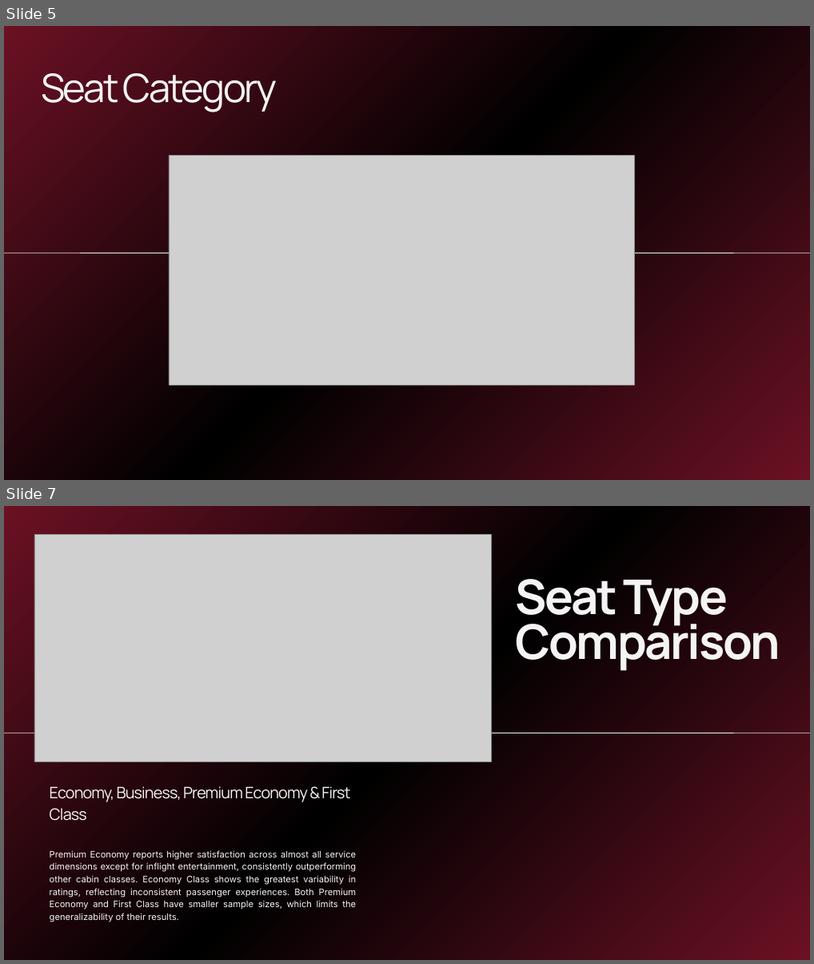
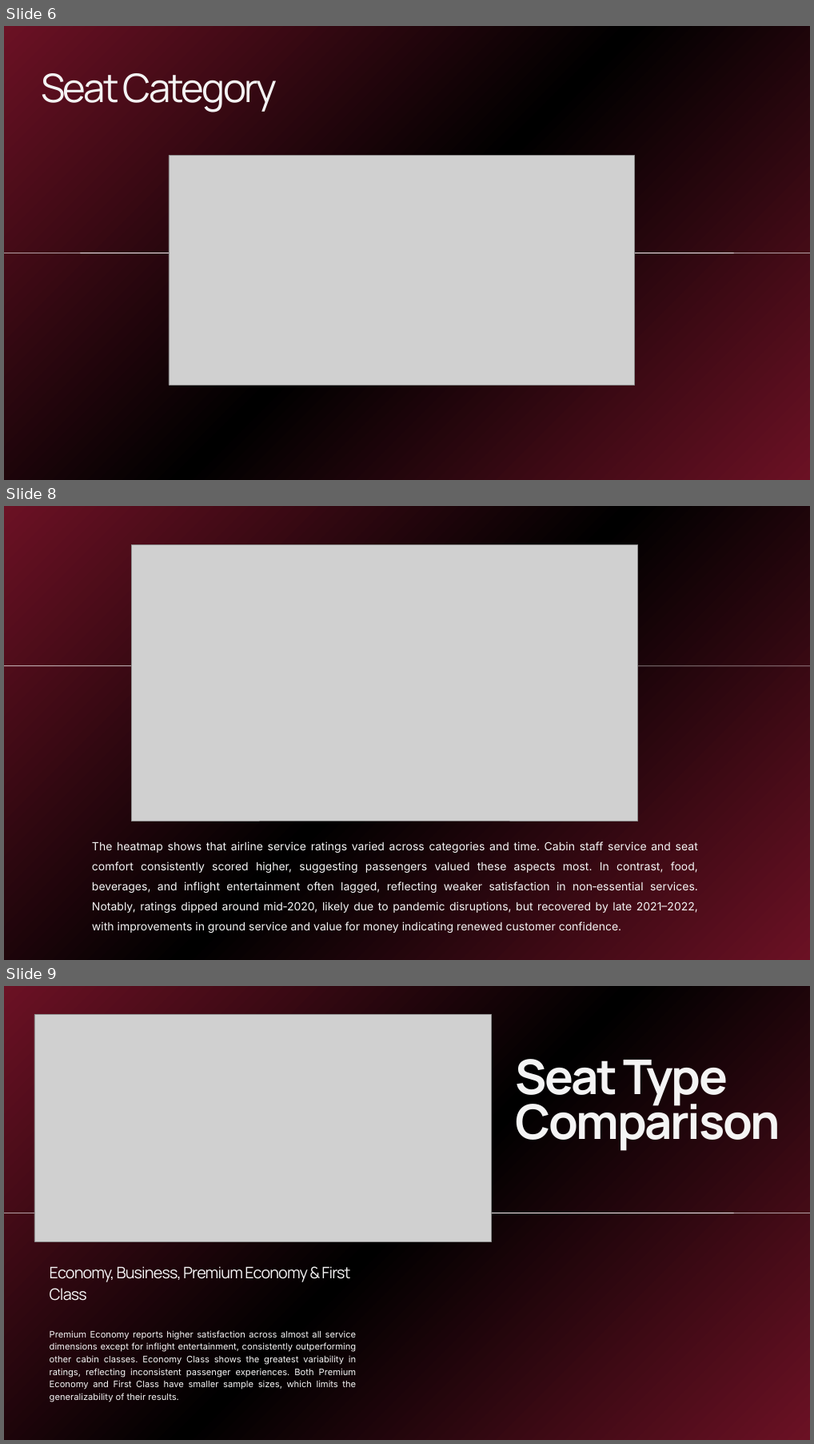
Before and after one commit to rgb-alt/Milestone_2, a slide deck: Philippine Airlines Passenger Review Analysis Milestone 2 Report.pptx. Shown one above the other, each under a label of ours: slides 5 and 7 before the commit, slides 6, 8 and 9 after it; the slides between them are not shown. The pictures are 814x964 and 814x1444 pixels, drawn with LibreOffice and Linux fonts; fonts in the diff are those of the drawing; grey boxes stand for pictures. Boxes give left, top, right and bottom in pixels: in the first picture for what was removed or moved away, otherwise in the second. Text is boxed around its words. In the diff, an @@ line names an element or a change of style, - is before the commit and + after.

```diff
--- a/Philippine Airlines Passenger Review Analysis Milestone 2 Report.pptx
+++ b/Philippine Airlines Passenger Review Analysis Milestone 2 Report.pptx
@@ slide 8 added at <box>4,506,810,960</box>, background gradient #6B1124 to #000000 @@
@@ picture added at <box>132,544,638,820</box> @@
@@ line added from (4, 666) to (810, 666), #F4F4F4 0.75 pt @@
@@ text added at <box>92,841,698,932</box>, 20 pt, text #F4F4F4 @@
+The heatmap shows that airline service ratings varied across categories and time. Cabin staff service and seat comfort consistently scored higher, suggesting passengers valued these aspects most. In contrast, food, beverages, and inflight entertainment often lagged, reflecting weaker satisfaction in non‑essential services. Notably, ratings dipped around mid‑2020, likely due to pandemic disruptions, but recovered by late 2021–2022, with improvements in ground service and value for money indicating renewed customer confidence.
@@ what was slide 5 is now slide 6 @@
@@ what was slide 7 is now slide 9 @@
```
Also in this commit, not shown: 5 slides changed, 2 other slides added.
